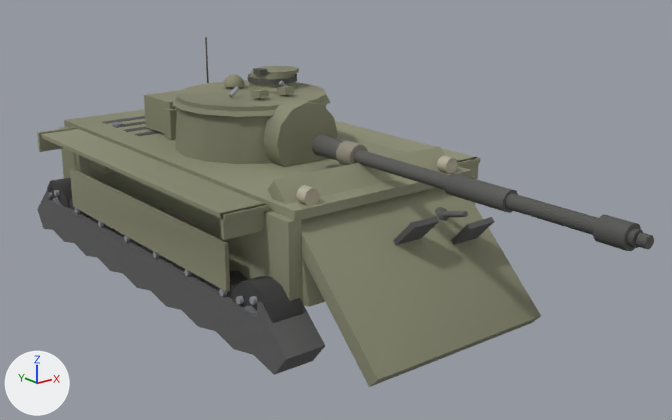
One commit to the glTF model client/assets/models/t26e4.glb: the scene before it, then after it.
Rendered twice from a 50 mm lens placed at (-7.25, -11.18, 5.02), pointed at (0.21, -1.85, 1.29). The lights are fixed; the arrows at lower left show +X, +Y and +Z. The first picture is the older version. Where no turn or scale is listed for an object, it has been applied to the vertices. Vertices at exactly the same position are counted once.

In view in the first picture: 'barrel', 'glacis', 'hullSide', 'hullTop', 'lowerPlate', 'mantlet', 'tracks', 'turretFront', 'turretRoof', 'turretSide', 'wheel6' and 9 more.
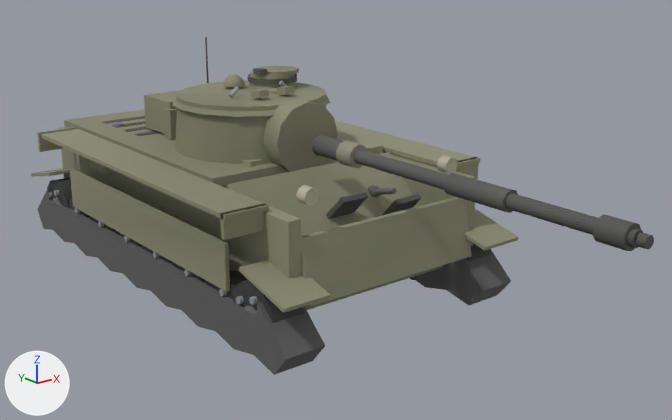
What the commit changed:
me_mesh_16 is used by ob_tracks; location (0.0, 0.0, 0.0).
me_mesh_16 had 164 vertices, 304 faces and spanned x -1.86..1.86, y -3.55..3.55, z 0.1..1.15.
me_mesh_16 now has 196 vertices, 352 faces and spans x -1.9..1.9, y -3.59..3.55, z 0.1..1.24.
Part 1, on me_mesh_16:
16 vertices are added at x -1.9..1.26, y -3.59..3.55, z 0.96..1.24.
16 new vertices lie (0.64, 0.0, 0.0) away from vertices in x -1.9..1.26, y -3.59..3.55, z 0.96..1.24.
48 new faces join them.
me_mesh_18 is used by ob_glacis; location (0.0, 0.0, 0.0).
Before the commit, vertices of me_mesh_18: 0 (1.33, -2.64, 2.15) at pixel (439, 146), 1 (1.33, -4.49, 0.35) at pixel (541, 315), 2 (1.33, -2.5, 2.01), 3 (1.33, -4.35, 0.21) at pixel (531, 323), 4 (-1.33, -2.5, 2.01) at pixel (267, 189).
Before the commit, vertices of me_mesh_18: 5 (-1.33, -4.35, 0.21) at pixel (369, 387), 6 (-1.33, -2.64, 2.15) at pixel (274, 179), 7 (-1.33, -4.49, 0.35) at pixel (377, 379).
me_mesh_18 had 80 vertices, 132 faces and spanned x -1.33..1.33, y -4.49..-2.2, z 0.21..2.15.
me_mesh_18 now has 80 vertices, 132 faces and spans x -1.33..1.33, y -2.92..-0.91, z 0.48..1.97.
me_mesh_18 part 2: the loose piece of 8 vertices spanning x -0.72..-0.42, y -2.5..-2.2, z 1.84..1.97 is moved by (0.0, 1.29, 0.0).
me_mesh_18 part 3: the loose piece of 26 vertices spanning x 0.62..0.86, y -3.4..-3.16, z 1.34..1.58 is moved by (0.0, 1.29, 0.0).
me_mesh_18 part 4: the loose piece of 14 vertices spanning x 0.7..0.77, y -3.72..-3.27, z 1.44..1.63 is moved by (0.0, 1.29, 0.0).
me_mesh_18 part 5: the loose piece of 8 vertices spanning x -0.21..0.25, y -3.77..-3.15, z 1.04..1.67 is moved by (0.0, 1.29, 0.0).
me_mesh_18 part 6: the loose piece of 8 vertices spanning x 0.63..1.08, y -3.91..-3.29, z 0.9..1.53 is moved by (0.0, 1.29, 0.0).
Part 7, on me_mesh_18:
Vertices 0, 2, 4, 6 of me_mesh_18 move by (0.0, 1.01, -0.27).
Vertices 1, 3, 5, 7 of me_mesh_18 move by (0.0, 1.57, 0.27).
Other edits to the shape of me_mesh_18 do not show in these pictures.
me_mesh_21 is used by ob_hulltop; location (0.0, 0.0, 0.0).
Before the commit, vertices of me_mesh_21: 0 (1.42, -3.15, 1.91) at pixel (471, 170), 1 (1.42, -3.15, 1.79), 6 (-1.42, -3.15, 1.91) at pixel (294, 211), 7 (-1.42, -3.15, 1.79) at pixel (294, 221).
me_mesh_21 had 76 vertices, 124 faces and spanned x -1.42..1.42, y -3.15..3.15, z 1.79..1.96.
me_mesh_21 now has 76 vertices, 124 faces and spans x -1.42..1.42, y -1.41..3.15, z 1.79..1.96.
Part 8, on me_mesh_21:
Vertices 0, 1, 6, 7 of me_mesh_21 move by (0.0, 1.74, 0.0).

Boxes [x1, y1, x2, y2] around the edits, measured in the pictures (672 x 420 px; the box of a moved part takes in the faces that stretch with it):
'glacis', reshaped (20% narrower, 34% shorter)
    before: [268, 146, 541, 387]
    after: [226, 152, 444, 310]
'tracks', reshaped
    before: [37, 188, 325, 375]
    after: [31, 168, 519, 375]
'hullTop', reshaped (22% narrower, 30% shorter)
    before: [64, 109, 472, 220]
    after: [64, 109, 383, 186]
part 1 of me_mesh_16, added
    after: [31, 168, 519, 313]
part 2 of me_mesh_18, moved or reshaped (not visible before)
    after: [243, 159, 267, 167]
part 3 of me_mesh_18, moved or reshaped
    before: [435, 207, 449, 221]
    after: [368, 185, 381, 198]
part 4 of me_mesh_18, moved or reshaped
    before: [443, 211, 468, 217]
    after: [375, 188, 397, 195]
part 5 of me_mesh_18, moved or reshaped
    before: [393, 216, 439, 245]
    after: [326, 193, 368, 219]
part 6 of me_mesh_18, moved or reshaped
    before: [451, 217, 495, 245]
    after: [382, 194, 421, 215]
part 7 of me_mesh_18, moved or reshaped
    before: [268, 146, 541, 387]
    after: [226, 152, 444, 310]
'lowerPlate', unchanged, uncovered by the edit
    before: [301, 255, 325, 307]
    after: [301, 197, 471, 307]
